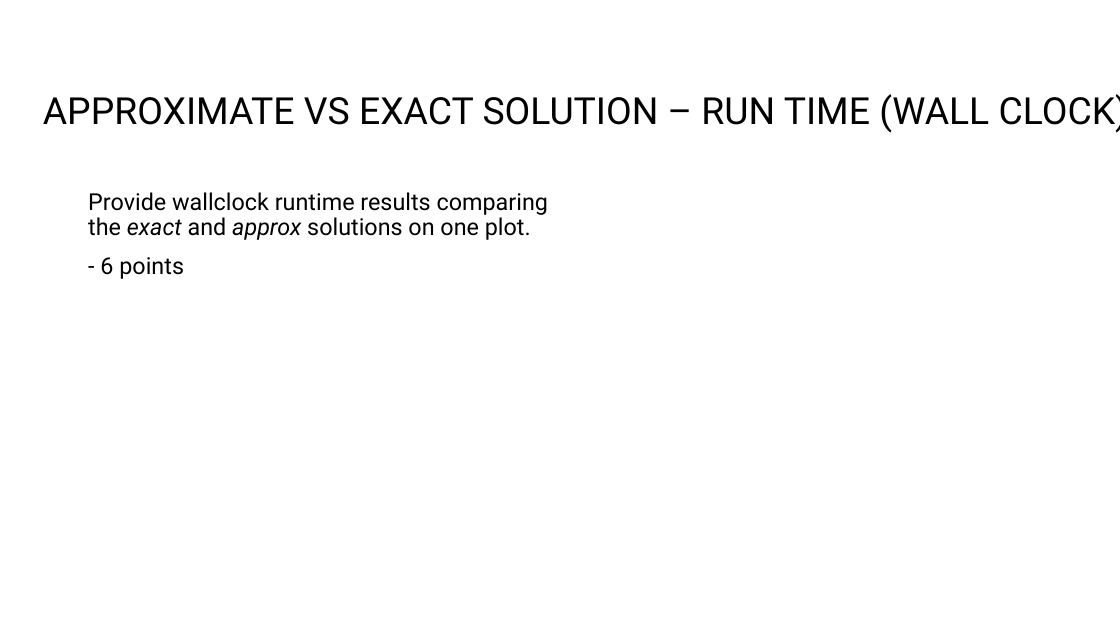
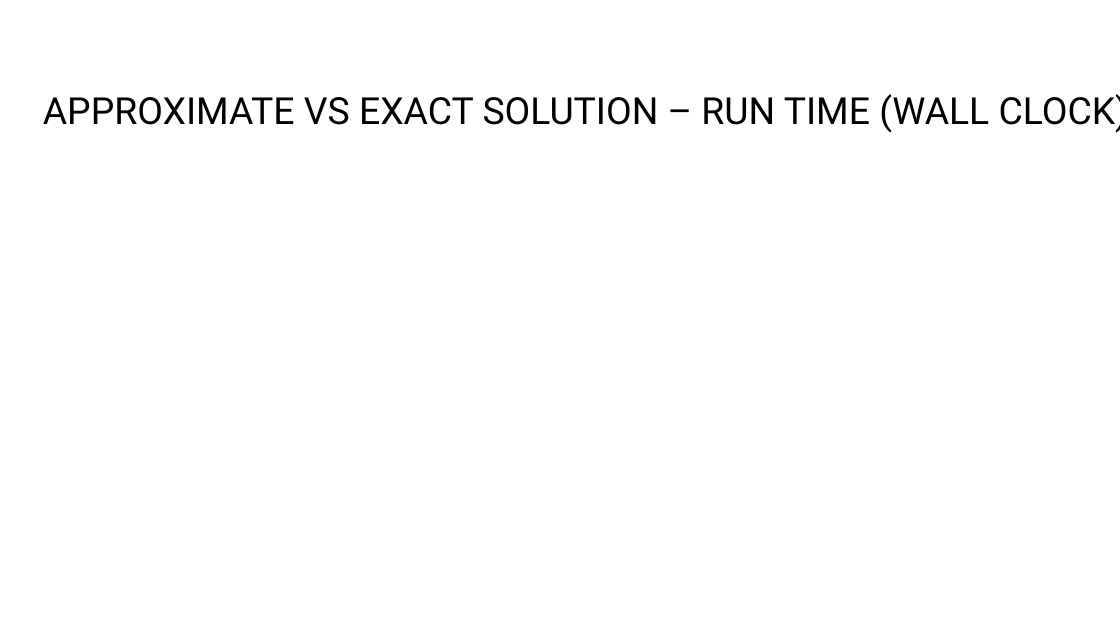
Before and after one commit to PictureOfGray/CS412-Team-NAME, a slide deck: slide 7 of presentations/TeamNAMETSP.pptx. Drawn at 1120x630 pixels with LibreOffice and Linux fonts; fonts in the diff are those of the drawing; grey boxes stand for pictures; background and template pictures are left out. Boxes give left, top, right and bottom in pixels: in the first picture for what was removed or moved away, otherwise in the second. Text is boxed around its words. In the diff, an @@ line names an element or a change of style, - is before the commit and + after.

```diff
--- a/presentations/TeamNAMETSP.pptx
+++ b/presentations/TeamNAMETSP.pptx
@@ text removed at (88, 192, 548, 279) @@
-Provide wallclock runtime results comparing the exact and approx solutions on one plot.
-- 6 points
```
Also in this commit, not shown: 1 other slide changed, 1 slide added, 5 other files.
